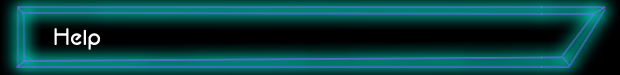
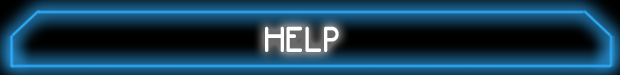
Layer changes from the first 620x75 image to the second:
added layer "HELP" above "Layer 4 copy" over [265,26,339,52]
renamed "Help" to "Layer 4 copy", painted on it over [0,0,620,75]
